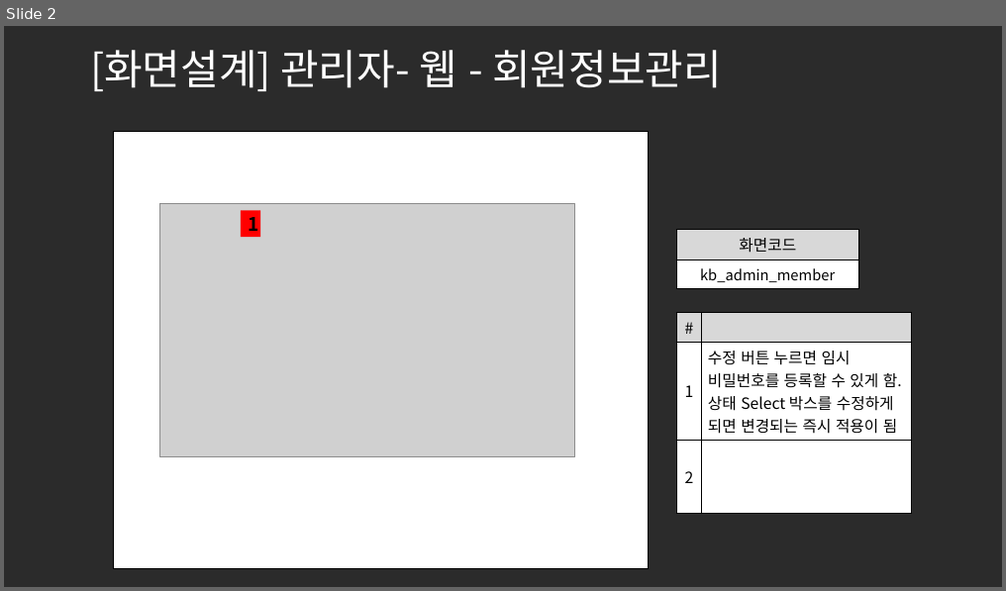
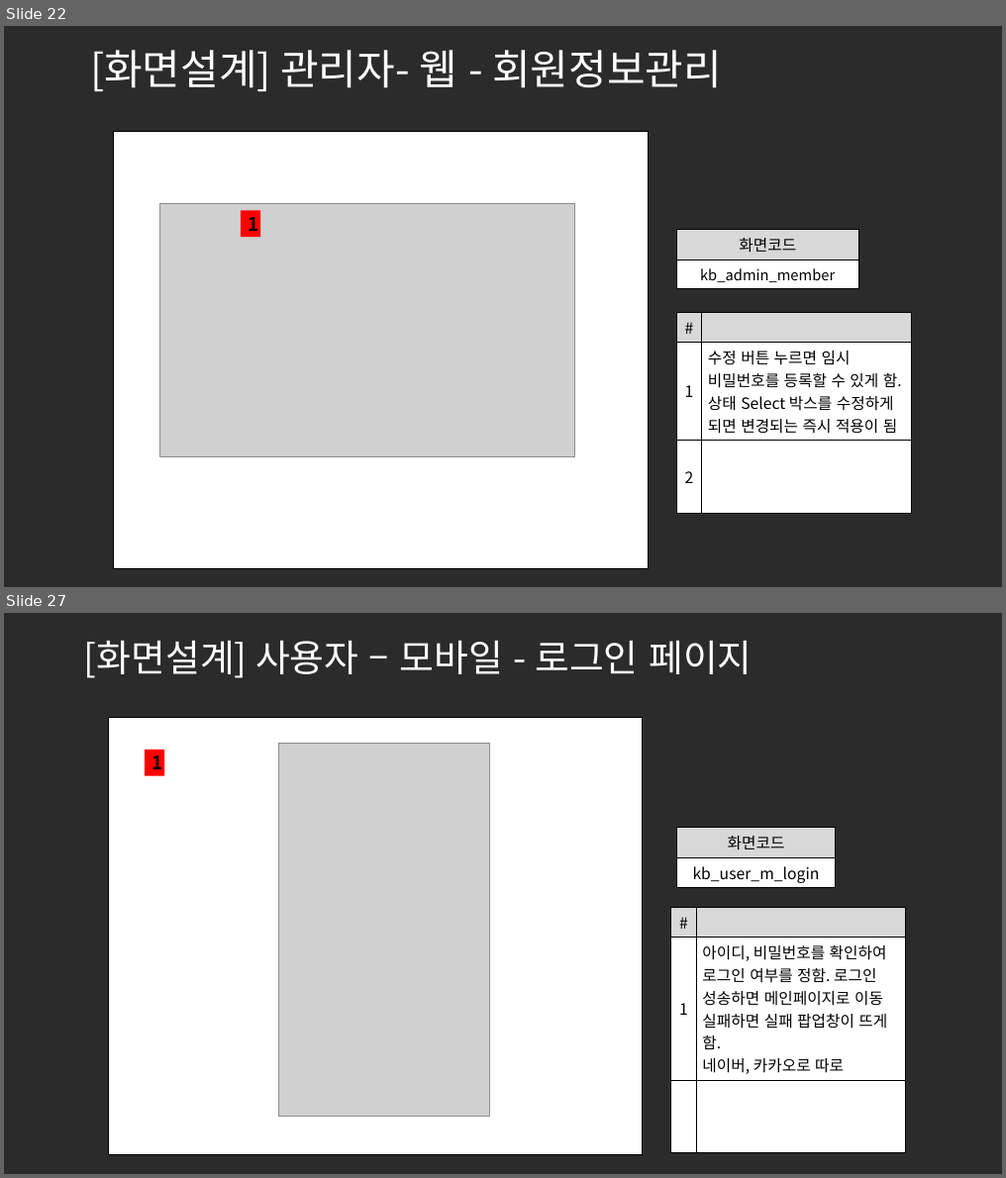
Before and after one commit to ezenteam2/e-Zone, a slide deck: 0 발표용 파워포인트/0501 5차발표/0501 project05 - 파워포인트 - 기범.pptx. Shown one above the other, each under a label of ours: slide 2 before the commit, slides 22 and 27 after it; the slides between them are not shown. The pictures are 1006x591 and 1006x1178 pixels, drawn with LibreOffice and Linux fonts; fonts in the diff are those of the drawing; grey boxes stand for pictures; background and template pictures are left out; a plain dark background stands for a picture behind light text. Boxes give left, top, right and bottom in pixels: in the first picture for what was removed or moved away, otherwise in the second. Text is boxed around its words. In the diff, an @@ line names an element or a change of style, - is before the commit and + after.

```diff
--- a/0 발표용 파워포인트/0501 5차발표/0501 project05 - 파워포인트 - 기범.pptx
+++ b/0 발표용 파워포인트/0501 5차발표/0501 project05 - 파워포인트 - 기범.pptx
@@ slide 27 added at box(4, 613, 1002, 1174), background picture (left out) @@
@@ title added at box(84, 640, 751, 678), 36 pt, text #FFFFFF @@
+[화면설계] 사용자 – 모바일 - 로그인 페이지
@@ rectangle added at box(108, 717, 643, 1155), fill #FFFFFF, outline #000000 1 pt @@
@@ rectangle added at box(145, 750, 165, 775), fill #FF0000, 18 pt, text #000000, bold @@
+1
@@ picture added at box(279, 743, 490, 1116) @@
@@ table added at box(676, 828, 836, 887), 2 rows, 1 columns @@
+화면코드
+kb_user_m_login
@@ table added at box(671, 907, 906, 1130), 3 rows, 2 columns @@
+# | 
+1 | 아이디, 비밀번호를 확인하여 로그인 여부를 정함. 로그인 성송하면 메인페이지로 이동 실패하면 실패 팝업창이 뜨게 함. / 네이버, 카카오로 따로
+ | 
@@ what was slide 2 is now slide 22 @@
```
Also in this commit, not shown: 1 slide changed, 24 other slides added, 2 other files.
